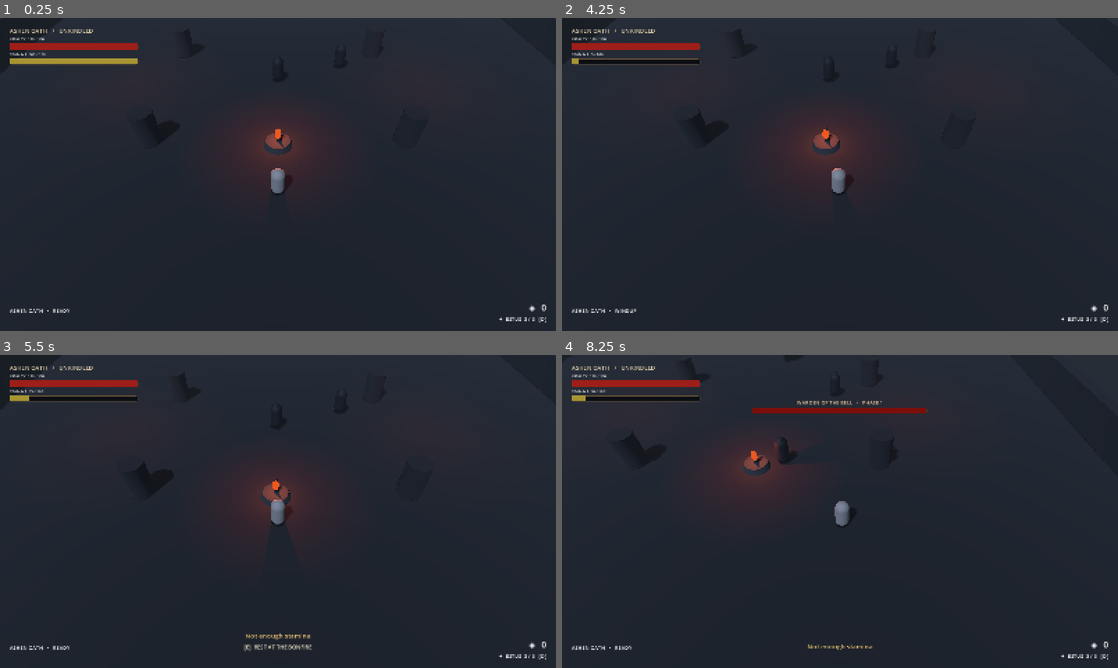
Above: before the commit, frames 1-4 (two rows, left to right).
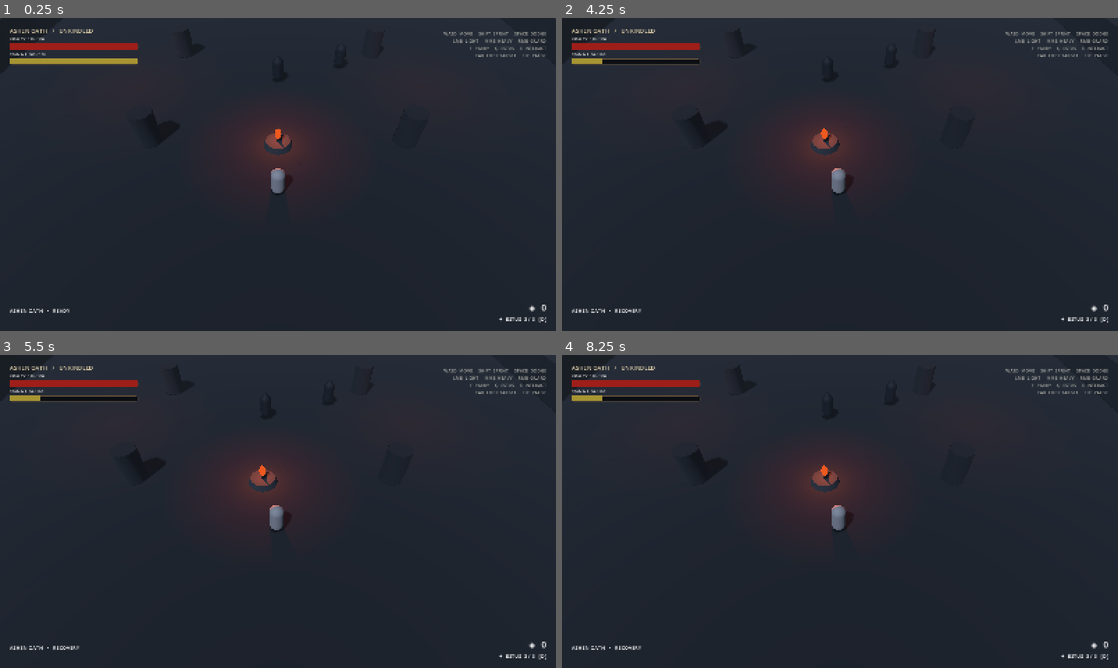
Above: after the commit, the same moments.

Repository: BigFluffyCatOnWatermelon/autism-gaming
Game: Godot game, scene res://scenes/locations/ashen_outskirts.tscn
The game is run twice, just before and just after one commit, with the same random seed, the same clock (stepped at 60 frames per second) and the same inputs.
Inputs (mouse positions are in pixels of both pictures, inside the frame that each line leads up to):
- Up to frame 1 (0.25 s): no input
- Up to frame 2 (4.25 s): tap Enter at 0.5 s; move the mouse to (962, 158) at 0.52 s; hold D (move_right) 0.53-1.28 s; hold Right mouse button (block) 0.53-1.28 s; click (962, 158) at 0.67 s; move the mouse to (728, 190) at 1.27 s; hold S (move_back) 1.28-2.03 s; tap Space (dodge) at 1.35 s; click (728, 190) at 1.42 s; move the mouse to (895, 105) at 2.02 s; hold D (move_right) 2.03-2.78 s; tap Q (heal) at 2.1 s; click (895, 105) at 2.17 s; move the mouse to (812, 237) at 2.77 s; hold W (move_forward) 2.78-3.53 s; tap Middle mouse button (heavy_attack) at 2.85 s; click (812, 237) at 2.92 s; move the mouse to (1006, 221) at 3.52 s; hold A (move_left) from 3.53 s (still down); tap E (interact) at 3.6 s; click (1006, 221) at 3.67 s; tap Escape (pause, bound only after the commit) at 4.15 s
- Up to frame 3 (5.5 s): move the mouse to (111, 464) at 4.27 s; click (111, 464) at 4.35 s; move the mouse to (305, 511) at 5.02 s; release A (move_left) at 5.03 s; hold S (move_back) from 5.03 s (still down); tap Tab (lock_target) at 5.1 s; click (305, 511) at 5.17 s
- Up to frame 4 (8.25 s): move the mouse to (756, 433) at 5.77 s; release S (move_back) at 5.78 s; hold D (move_right) 5.78-6.53 s; tap F (parry) at 5.85 s; click (756, 433) at 5.92 s; move the mouse to (962, 495) at 6.52 s; hold W (move_forward) 6.53-7.28 s; hold Shift (sprint) 6.53-7.28 s; click (962, 495) at 6.67 s; move the mouse to (728, 527) at 7.27 s; hold D (move_right) 7.28-8.03 s; tap J at 7.35 s; click (728, 527) at 7.42 s; move the mouse to (895, 442) at 8.02 s; hold S (move_back) from 8.03 s (still down); tap K at 8.1 s; click (895, 442) at 8.17 s

The runs differ from the first frame. In frame 1, 0.4% of the frame differs, in the area x 79-99%, y 4-13%; in frame 2, 0.6%; in frame 3, 1.3%; in frame 4, 3.9%, in the area x 4-99%, y 4-95%.
Error after the commit: Invalid assignment of property or key 'visible' with value of type 'bool' on a base object of type 'null instance'. (res://scripts/ui/combat_hud.gd:105)

Commit message:
Add pause menu and in-game control guide

Diff:
--- a/soulslike/scenes/ui/combat_hud.tscn
+++ b/soulslike/scenes/ui/combat_hud.tscn
@@ -152,3 +152,80 @@
 text = ""
 horizontal_alignment = 1
 visible = false
+
+[node name="ControlsHint" type="Label" parent="Root/Margins/Content"]
+anchors_preset = 1
+anchor_left = 1.0
+anchor_right = 1.0
+offset_left = -440.0
+offset_top = 12.0
+offset_right = 0.0
+offset_bottom = 116.0
+theme_override_colors/font_color = Color(0.76, 0.76, 0.72, 0.82)
+theme_override_font_sizes/font_size = 13
+text = "WASD  MOVE     SHIFT  SPRINT     SPACE  DODGE\nLMB  LIGHT     MMB  HEAVY     RMB  GUARD\nF  PARRY     Q  ESTUS     E  INTERACT\nTAB  LOCK TARGET     ESC  PAUSE"
+horizontal_alignment = 2
+vertical_alignment = 0
+autowrap_mode = 2
+
+[node name="PausePanel" type="Control" parent="."]
+layout_mode = 3
+anchors_preset = 15
+anchor_right = 1.0
+anchor_bottom = 1.0
+grow_horizontal = 2
+grow_vertical = 2
+mouse_filter = 0
+visible = false
+
+[node name="Dim" type="ColorRect" parent="PausePanel"]
+layout_mode = 1
+anchors_preset = 15
+anchor_right = 1.0
+anchor_bottom = 1.0
+grow_horizontal = 2
+grow_vertical = 2
+color = Color(0.008, 0.012, 0.018, 0.82)
+mouse_filter = 0
+
+[node name="Menu" type="PanelContainer" parent="PausePanel"]
+layout_mode = 1
+anchors_preset = 8
+anchor_left = 0.5
+anchor_top = 0.5
+anchor_right = 0.5
+anchor_bottom = 0.5
+offset_left = -190.0
+offset_top = -190.0
+offset_right = 190.0
+offset_bottom = 190.0
+theme_override_styles/panel = SubResource("PanelStyle")
+
+[node name="Contents" type="VBoxContainer" parent="PausePanel/Menu"]
+layout_mode = 2
+theme_override_constants/separation = 14
+
+[node name="Title" type="Label" parent="PausePanel/Menu/Contents"]
+theme_override_colors/font_color = Color(0.9, 0.79, 0.63, 1)
+theme_override_font_sizes/font_size = 30
+text = "ASHEN OATH"
+horizontal_alignment = 1
+
+[node name="Subtitle" type="Label" parent="PausePanel/Menu/Contents"]
+theme_override_colors/font_color = Color(0.68, 0.67, 0.62, 1)
+text = "TAKE A BREATH BETWEEN BLADES"
+horizontal_alignment = 1
+
+[node name="Resume" type="Button" parent="PausePanel/Menu/Contents"]
+custom_minimum_size = Vector2(0, 42)
+text = "RESUME  [ESC]"
+[node name="Restart" type="Button" parent="PausePanel/Menu/Contents"]
+custom_minimum_size = Vector2(0, 42)
+text = "RESTART AREA"
+[node name="Quit" type="Button" parent="PausePanel/Menu/Contents"]
+custom_minimum_size = Vector2(0, 42)
+text = "QUIT GAME"
+
+[connection signal="pressed" from="PausePanel/Menu/Contents/Resume" to="." method="_on_resume_pressed"]
+[connection signal="pressed" from="PausePanel/Menu/Contents/Restart" to="." method="_on_restart_pressed"]
+[connection signal="pressed" from="PausePanel/Menu/Contents/Quit" to="." method="_on_quit_pressed"]
--- a/soulslike/scripts/core/input_setup.gd
+++ b/soulslike/scripts/core/input_setup.gd
@@ -15,6 +15,7 @@
 	_bind_key("parry", KEY_F)
 	_bind_key("heal", KEY_Q)
 	_bind_key("lock_target", KEY_TAB)
+	_bind_key("pause", KEY_ESCAPE)
 	_bind_mouse("light_attack", MOUSE_BUTTON_LEFT)
 	_bind_mouse("heavy_attack", MOUSE_BUTTON_MIDDLE)
 	_bind_mouse("block", MOUSE_BUTTON_RIGHT)
@@ -27,6 +28,7 @@
 	_bind_pad("block", JOY_BUTTON_LEFT_SHOULDER)
 	_bind_pad("sprint", JOY_BUTTON_RIGHT_SHOULDER)
 	_bind_pad("interact", JOY_BUTTON_A)
+	_bind_pad("pause", JOY_BUTTON_START)
 
 func _ensure_action(action: StringName) -> void:
 	if not InputMap.has_action(action):
--- a/soulslike/scripts/ui/combat_hud.gd
+++ b/soulslike/scripts/ui/combat_hud.gd
@@ -12,11 +12,13 @@
 @onready var boss_panel: Control = $Root/Margins/Content/BossPanel
 @onready var boss_title: Label = $Root/Margins/Content/BossPanel/BossTitle
 @onready var boss_bar: ProgressBar = $Root/Margins/Content/BossPanel/BossHealth
+@onready var pause_panel: Control = $Root/PausePanel
 
 var player: PlayerController
 var message_time := 0.0
 
 func _ready() -> void:
+	process_mode = Node.PROCESS_MODE_ALWAYS
 	add_to_group("hud")
 	await get_tree().process_frame
 	var players := get_tree().get_nodes_in_group("player")
@@ -92,3 +94,23 @@
 func _on_boss_defeated() -> void:
 	boss_panel.visible = false
 	show_message("THE BELL FALLS SILENT")
+
+func _unhandled_input(event: InputEvent) -> void:
+	if event.is_action_pressed("pause"):
+		_set_paused(not get_tree().paused)
+		get_viewport().set_input_as_handled()
+
+func _set_paused(value: bool) -> void:
+	get_tree().paused = value
+	pause_panel.visible = value
+
+func _on_resume_pressed() -> void:
+	_set_paused(false)
+
+func _on_restart_pressed() -> void:
+	_set_paused(false)
+	get_tree().reload_current_scene()
+
+func _on_quit_pressed() -> void:
+	_set_paused(false)
+	get_tree().quit()
Not shown, changed: soulslike/CHANGELOG.md
Not shown, changed: soulslike/PROJECT_STATE.md
Not shown, changed: soulslike/TASKS.md
